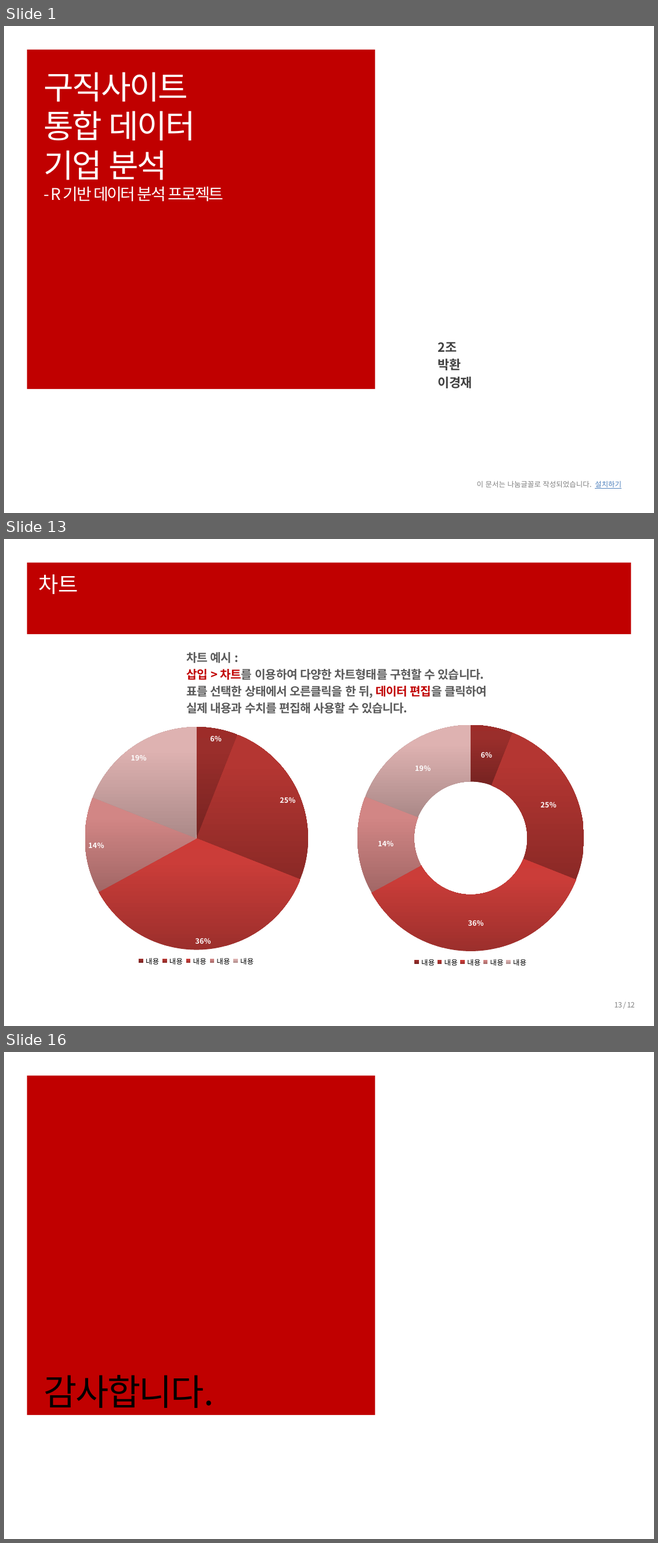
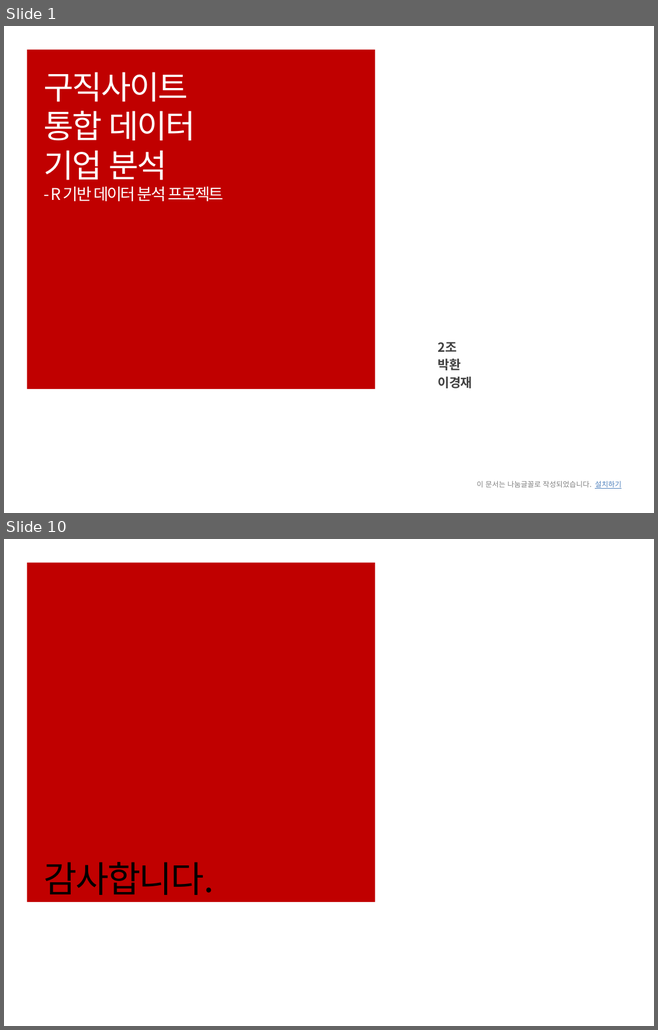
Before and after one commit to ParkHwan/R-studio, a slide deck: project/발표용(이경재) ppt.pptx. Shown one above the other, each under a label of ours: slides 1, 13 and 16 before the commit, slides 1 and 10 after it; the slides between them are not shown. The pictures are 658x1543 and 658x1030 pixels, drawn with LibreOffice and Linux fonts; fonts in the diff are those of the drawing. Boxes give left, top, right and bottom in pixels: in the first picture for what was removed or moved away, otherwise in the second. Text is boxed around its words. In the diff, an @@ line names an element or a change of style, - is before the commit and + after.

```diff
--- a/project/발표용(이경재) ppt.pptx
+++ b/project/발표용(이경재) ppt.pptx
@@ slide 13 removed at (4, 539, 654, 1026), background #FFFFFF @@
@@ rectangle removed at (27, 562, 630, 634) @@
@@ title removed at (39, 574, 79, 594) @@
-차트
@@ text removed at (186, 652, 487, 714) @@
-차트 예시 :
-삽입 > 차트를 이용하여 다양한 차트형태를 구현할 수 있습니다.
-표를 선택한 상태에서 오른클릭을 한 뒤, 데이터 편집을 클릭하여
-실제 내용과 수치를 편집해 사용할 수 있습니다.
@@ pie chart removed at (33, 718, 360, 980) @@
-categories: 내용, 내용, 내용, 내용, 내용
-Series 1: 6, 25, 36, 14, 19
@@ doughnut chart removed at (313, 716, 627, 982) @@
-categories: 내용, 내용, 내용, 내용, 내용
-Series 1: 6, 25, 36, 14, 19
@@ page number removed at (614, 1002, 634, 1008) @@
-13 / 12
@@ what was slide 16 is now slide 10 @@
```
Also in this commit, not shown: 6 slides changed, 2 slides added, 7 other slides removed.
